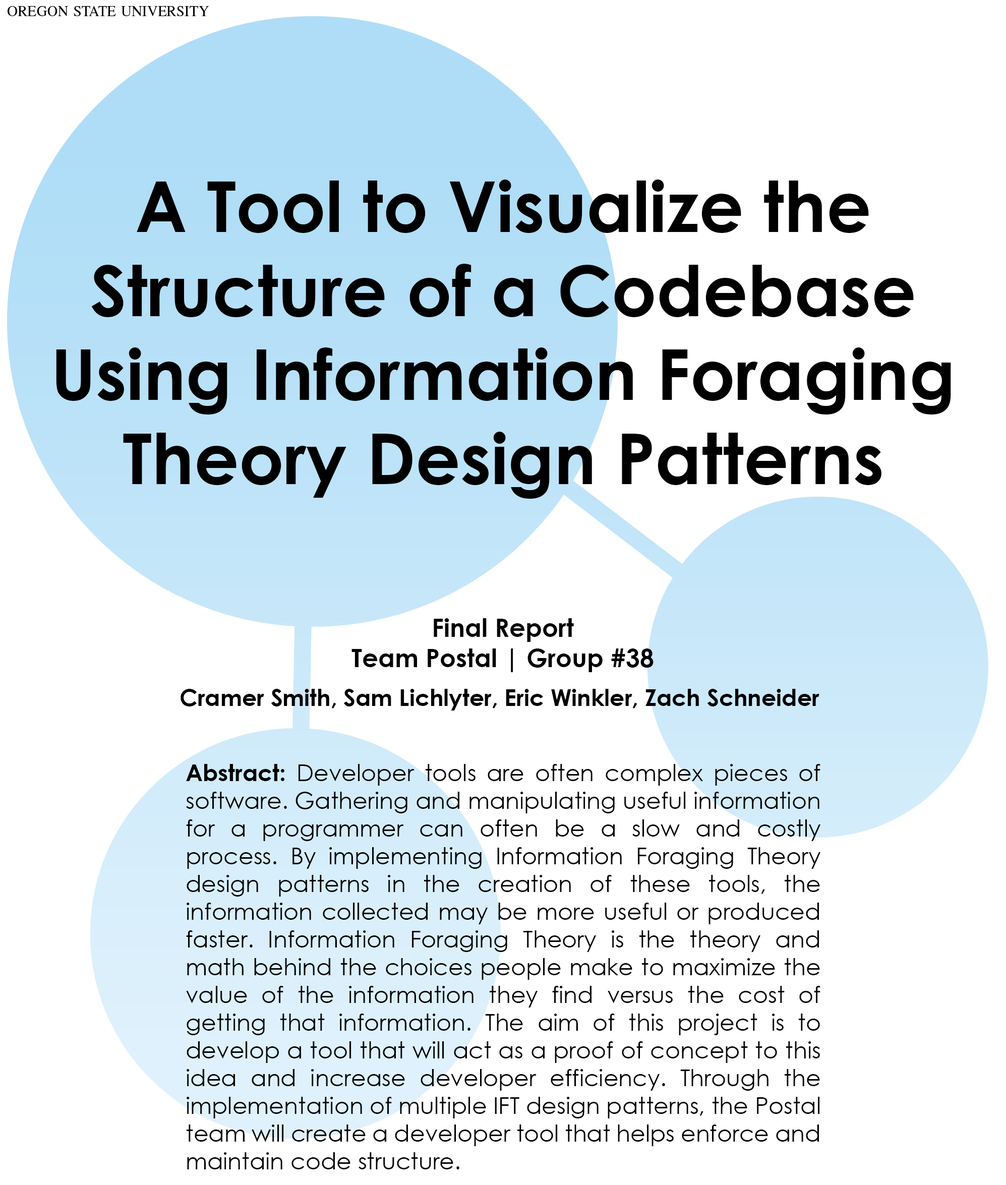
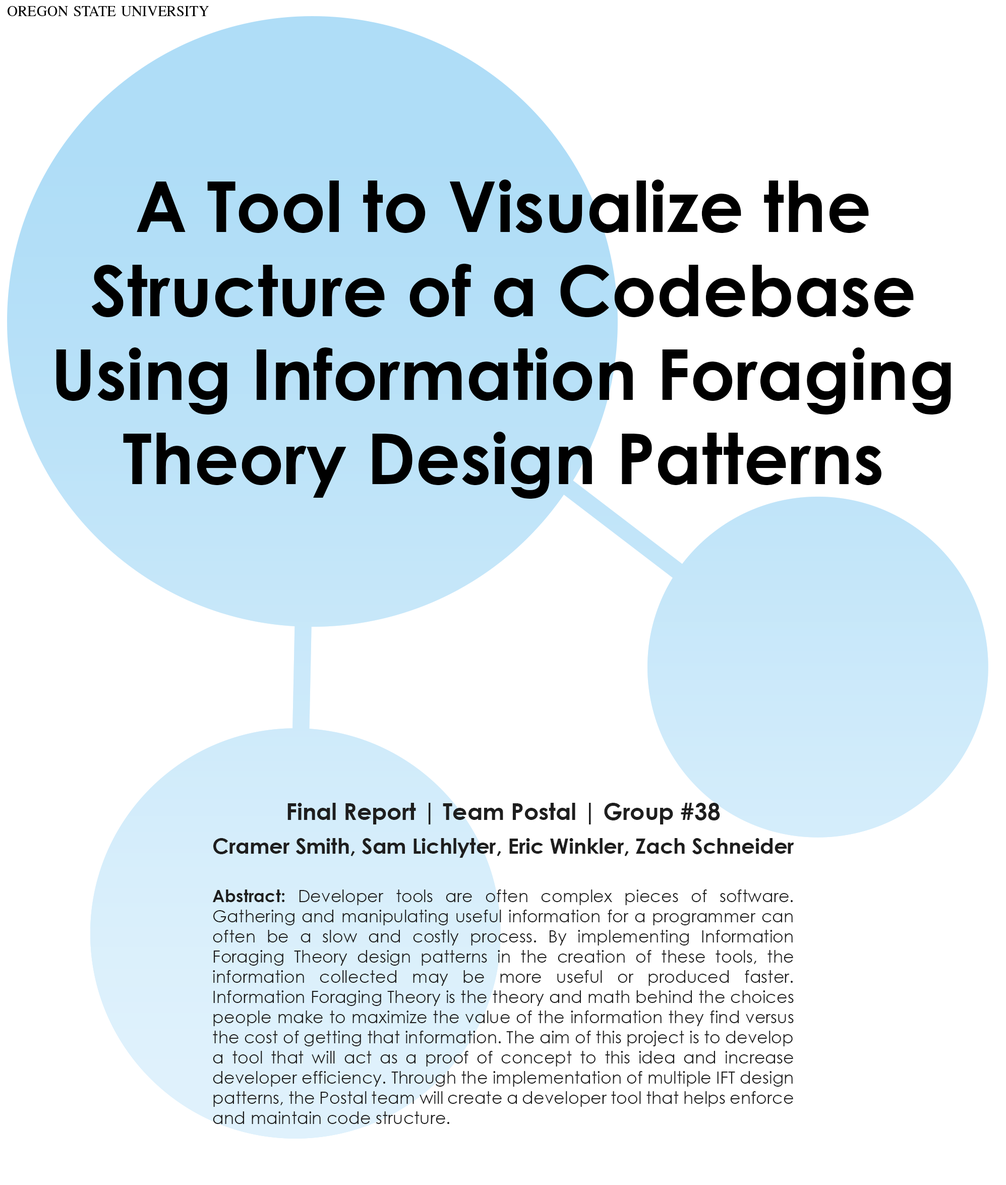
Layer changes from the first 1006 x 1185 image to the second:
painted on "Abstract: Developer tools are often complex pieces of software." over (x1=186, y1=763, x2=821, y2=1170)
painted on "Cramer Smith, Sam Lichlyter, Eric Winkler, Zach Schneider" over (x1=180, y1=688, x2=820, y2=858)
removed layer "Final Report Team Postal | Group #38" over (x1=351, y1=618, x2=654, y2=672)
added layer "Final Report | Team Postal | Group #38" above "Layer 1 copy" over (x1=287, y1=802, x2=720, y2=825)
